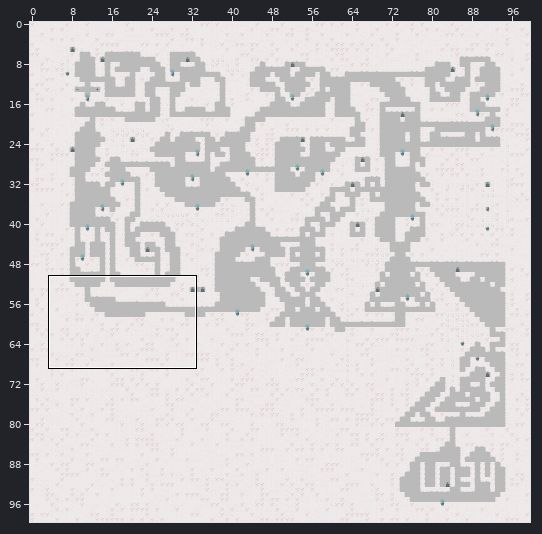
A Tiled map gets an edit: tmx/map.tmx. The first picture is a wide view before the edit; the outline marks the close-up.
Close-up. Earlier state:
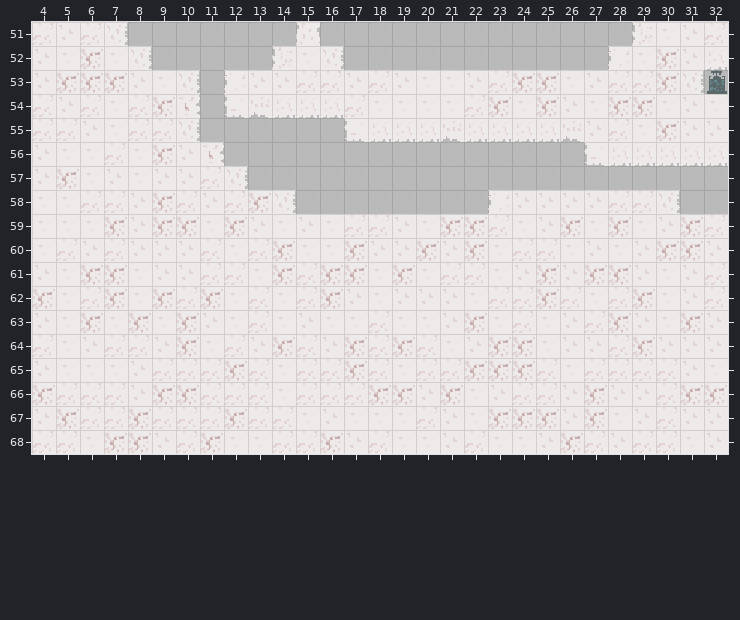
Cells are 16x16 px. Shown: x 4..32, y 51..68. The commit also changed other parts of the map, which this record leaves out.
And afterwards:
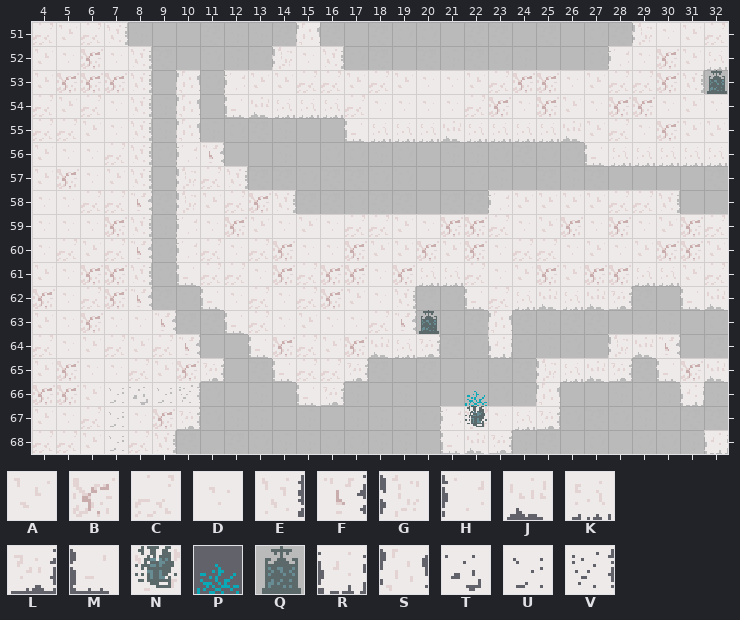
Key: from "Tileset": A 0, B 1, C 2, D 3, E 8, F 9, G 10, H 11, J 12, K 13, L 14, M 15, N 17, P 19, Q 20, R 24, S 25, T 27, U 28, V 29.
_ is an empty cell.
Tiles replaced or removed in this view: A, B, C, D, E, F.
Diff:
Changed rows in their new state; . is an unchanged cell.
Layer "Background":
first column x 20:
63 Q
Layer "Collision":
first column x 5:
53 ...E_S......................
54 ...E_S......................
55 ...E_S......................
56 ...E_H......................
57 ...E_G......................
58 ...F_G......................
59 ...E_H......................
60 ...F_H......................
61 ...E_M.........KK.......KK..
62 ...F__M.......E__M.KJKJL__MJ
63 ...DF__M......F___S_________
64 ...ACF__M....JKL__R____GJF__
65 B..CABL__M..L_______GKJL_MBJ
66 BA________ML________S_____R_
67 D._DBL__________HNDKL_______
68 .A_CE___________MJL________R
Layer "Foreground":
first column x 7:
66 UTUV...........P
67 U...............
68 U...............
